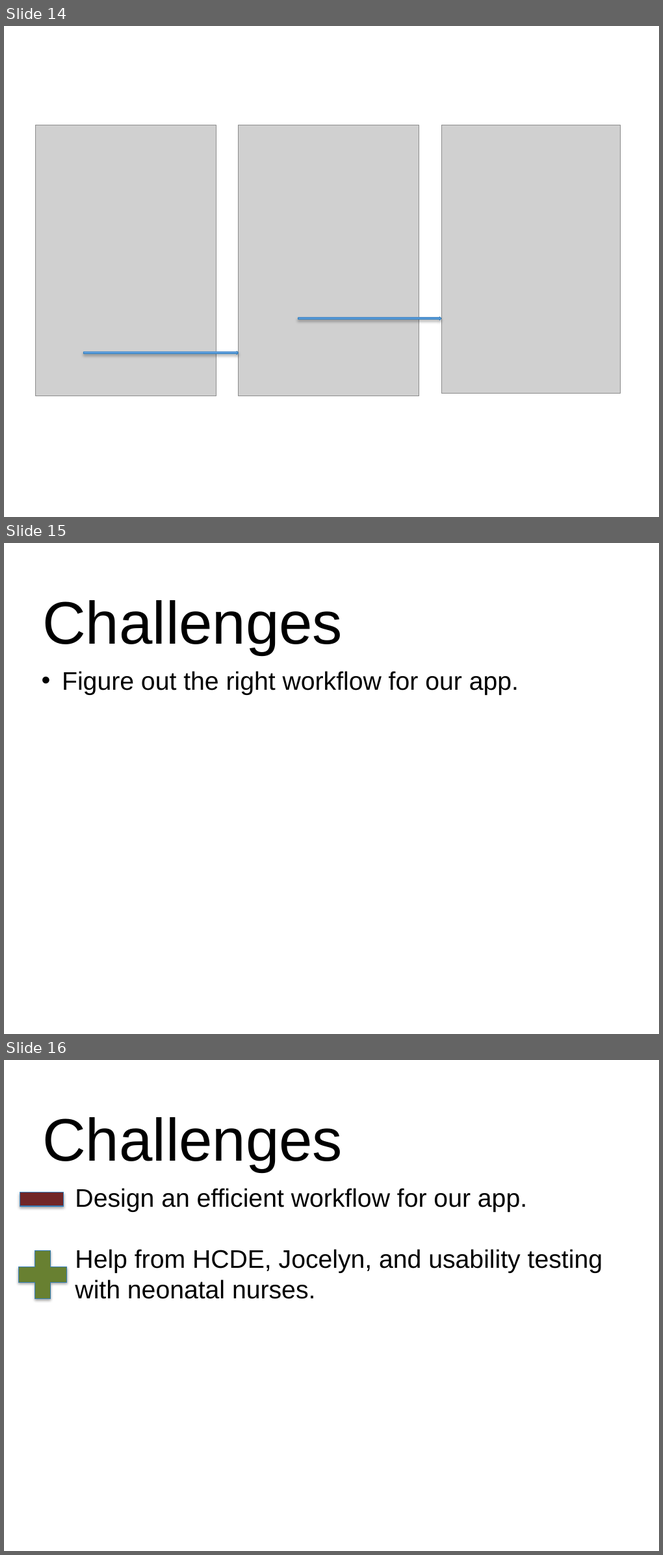
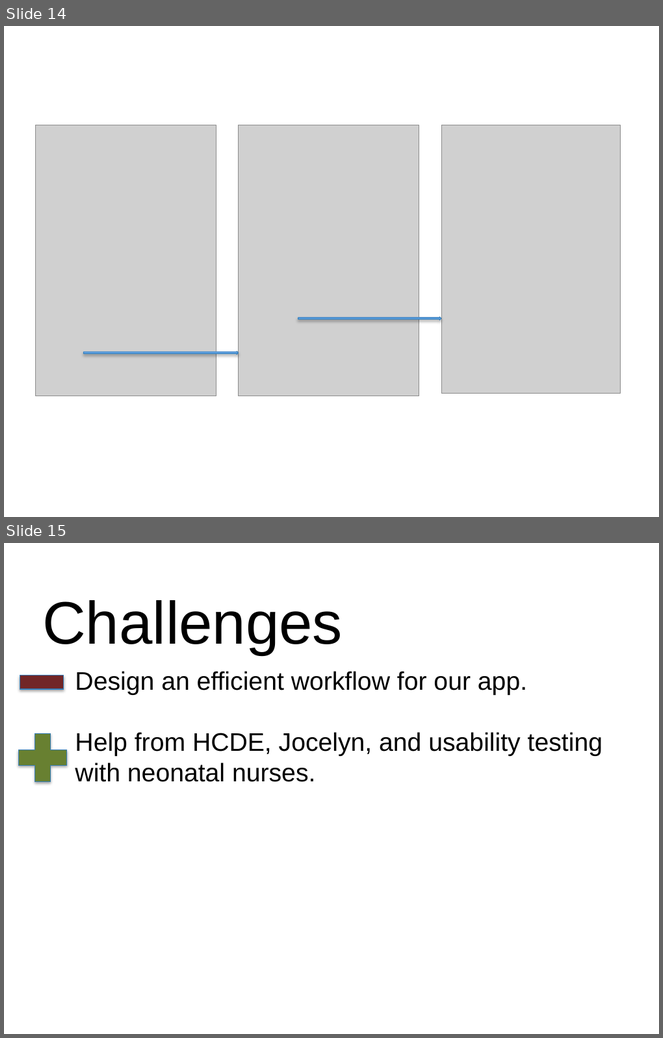
Before and after one commit to xiaoj/481web, a slide deck: presentation/Final Presentation.pptx. Shown one above the other, each under a label of ours: slides 14, 15 and 16 before the commit, slides 14 and 15 after it. The pictures are 663x1555 and 663x1038 pixels, drawn with LibreOffice and Linux fonts; fonts in the diff are those of the drawing; grey boxes stand for pictures; background and template pictures are left out. Boxes give left, top, right and bottom in pixels: in the first picture for what was removed or moved away, otherwise in the second. Text is boxed around its words. In the diff, an @@ line names an element or a change of style, - is before the commit and + after.

```diff
--- a/presentation/Final Presentation.pptx
+++ b/presentation/Final Presentation.pptx
@@ slide 15 removed at (x1=4, y1=543, x2=659, y2=1034), background picture (left out) @@
@@ title removed at (x1=42, y1=600, x2=343, y2=654) @@
-Challenges
@@ text removed at (x1=62, y1=671, x2=519, y2=695) @@
-• Figure out the right workflow for our app.
@@ what was slide 16 is now slide 15 @@
```
Also in this commit, not shown: 1 slide changed, 3 slides added, 2 other slides removed.
